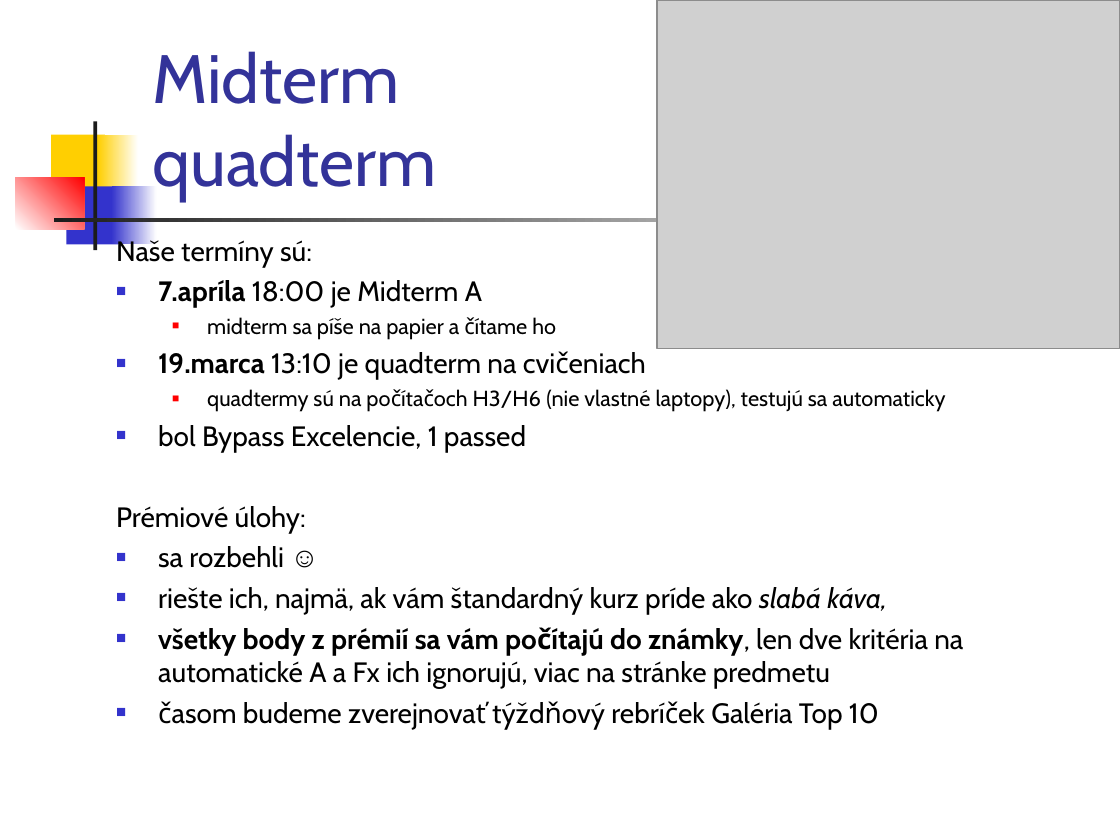
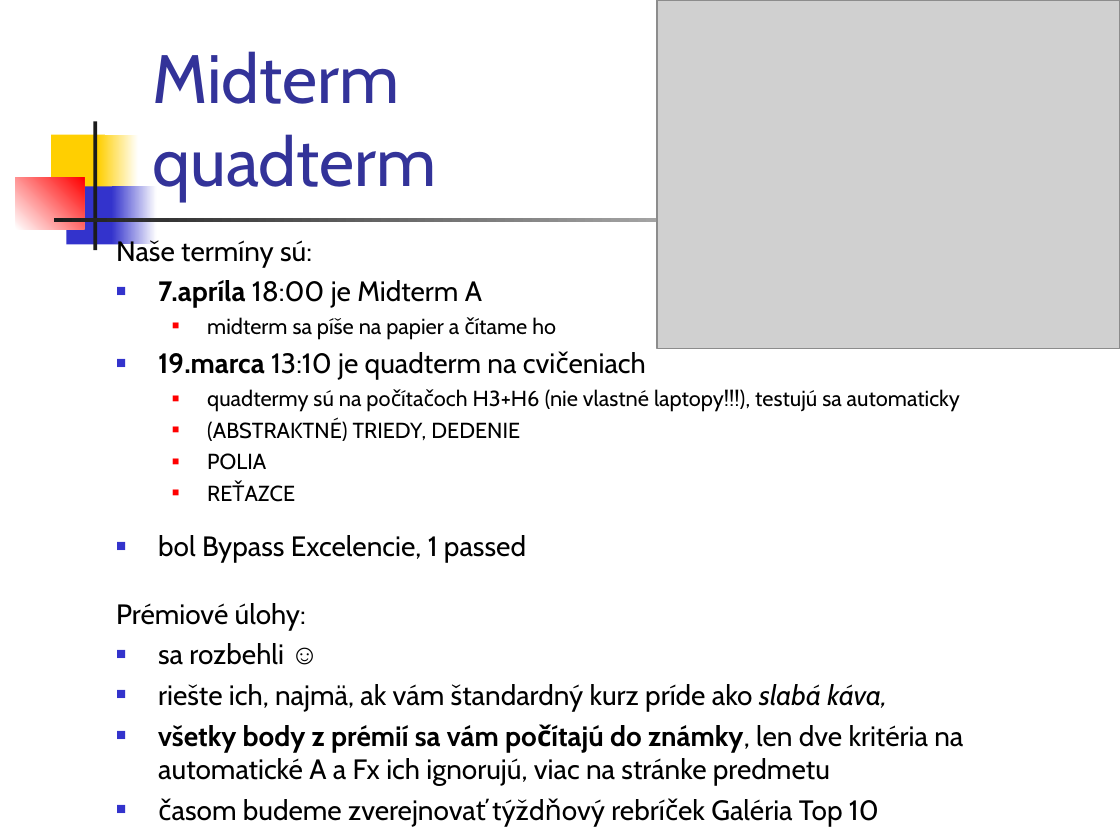
Before and after one commit to Programovanie4/Prednasky, a slide deck: slide 3 of 03/03_java.ppt. Drawn at 1120x840 pixels with LibreOffice and Linux fonts; fonts in the diff are those of the drawing; grey boxes stand for pictures. Boxes give left, top, right and bottom in pixels: in the first picture for what was removed or moved away, otherwise in the second. Text is boxed around its words. In the diff, an @@ line names an element or a change of style, - is before the commit and + after.

```diff
--- a/03/03_java.ppt
+++ b/03/03_java.ppt
@@ text at box(207, 389, 960, 470): text changed @@
-  ■ quadtermy sú na počítačoch H3/H6 (nie vlastné laptopy), testujú sa automaticky
+  ■ quadtermy sú na počítačoch H3+H6 (nie vlastné laptopy!!!), testujú sa automaticky
+  ■ (ABSTRAKTNÉ) TRIEDY, DEDENIE
+  ■ POLIA
+  ■ REŤAZCE
```
Also in this commit, not shown: 4 other slides changed, 2 slides added, 1 other file.
